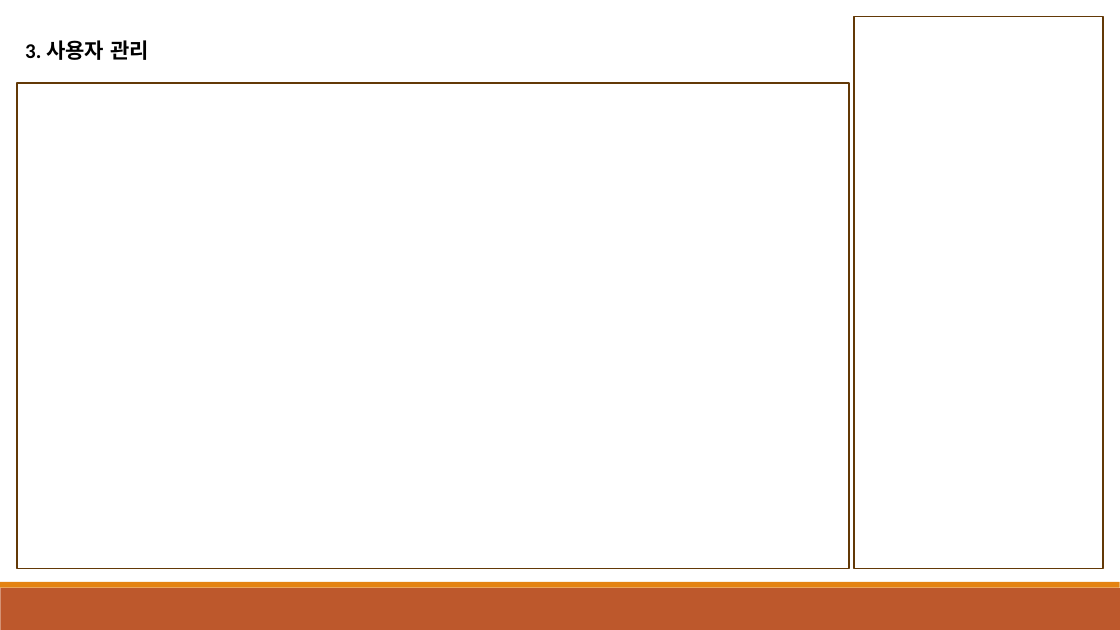
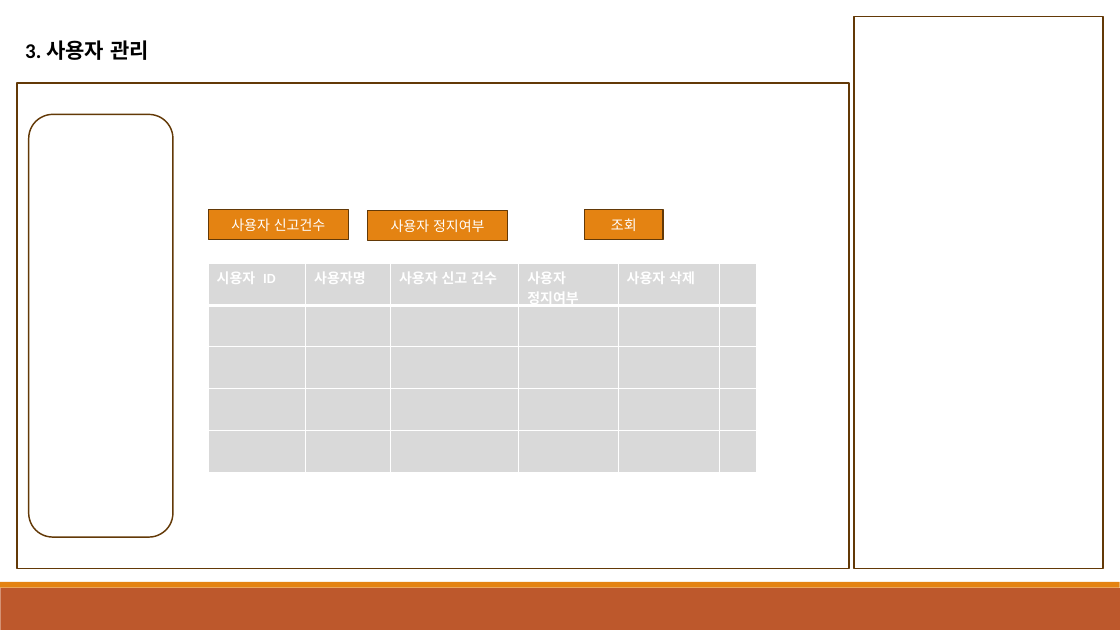
Before and after one commit to msj-0709/hush-project, a slide deck: slide 4 of 화면 설계.pptx. Drawn at 1120x630 pixels with LibreOffice and Linux fonts; fonts in the diff are those of the drawing. Boxes give left, top, right and bottom in pixels: in the first picture for what was removed or moved away, otherwise in the second. Text is boxed around its words. In the diff, an @@ line names an element or a change of style, - is before the commit and + after.

```diff
--- a/화면 설계.pptx
+++ b/화면 설계.pptx
@@ rounded rectangle added at <box>29,114,173,537</box>, outline #643908 1.25 pt @@
@@ rectangle added at <box>208,209,349,239</box>, fill #E48312, outline #643908 1.25 pt, 12 pt, text #FFFFFF @@
+사용자 신고건수
@@ rectangle added at <box>585,209,664,239</box>, fill #E48312, outline #643908 1.25 pt, 12 pt, text #FFFFFF @@
+조회
@@ rectangle added at <box>368,211,508,241</box>, fill #E48312, outline #643908 1.25 pt, 12 pt, text #FFFFFF @@
+사용자 정지여부
@@ table added at <box>208,263,757,472</box>, 5 rows, 6 columns @@
+시용자 ID | 사용자명 | 사용자 신고 건수 | 사용자 정지여부 | 사용자 삭제 | 
+ |  |  |  |  | 
+ |  |  |  |  | 
+ |  |  |  |  | 
+ |  |  |  |  | 
```
Also in this commit, not shown: 2 other slides changed, 7 slides added, 1 slide removed, 18 other files.
